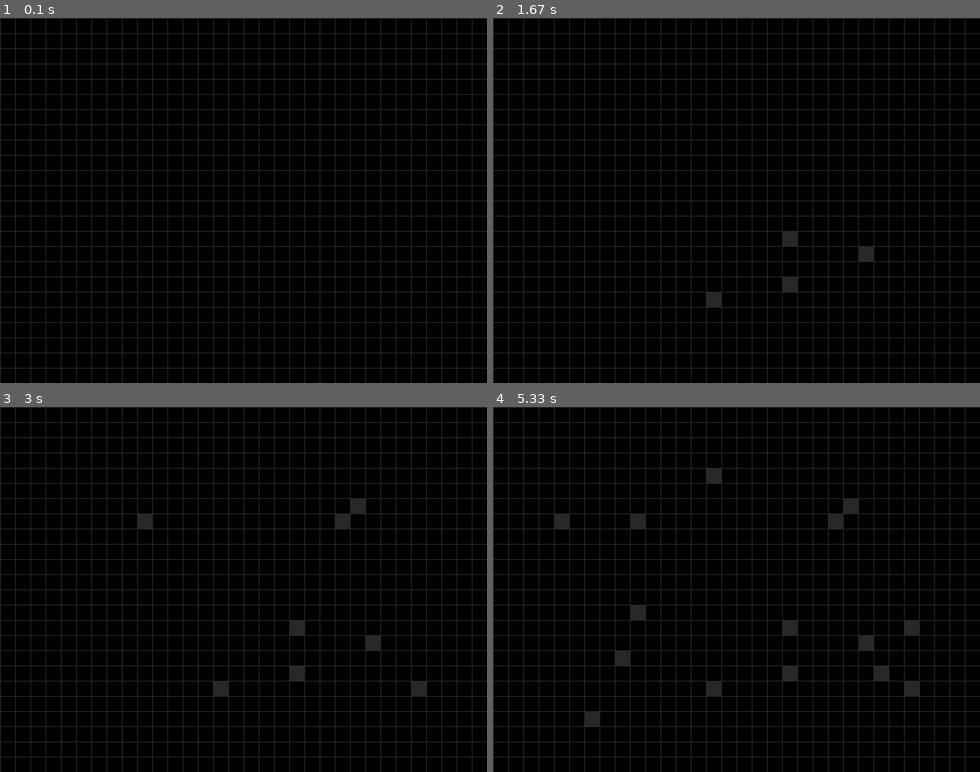
Above: before the commit, frames 1-4 (two rows, left to right).
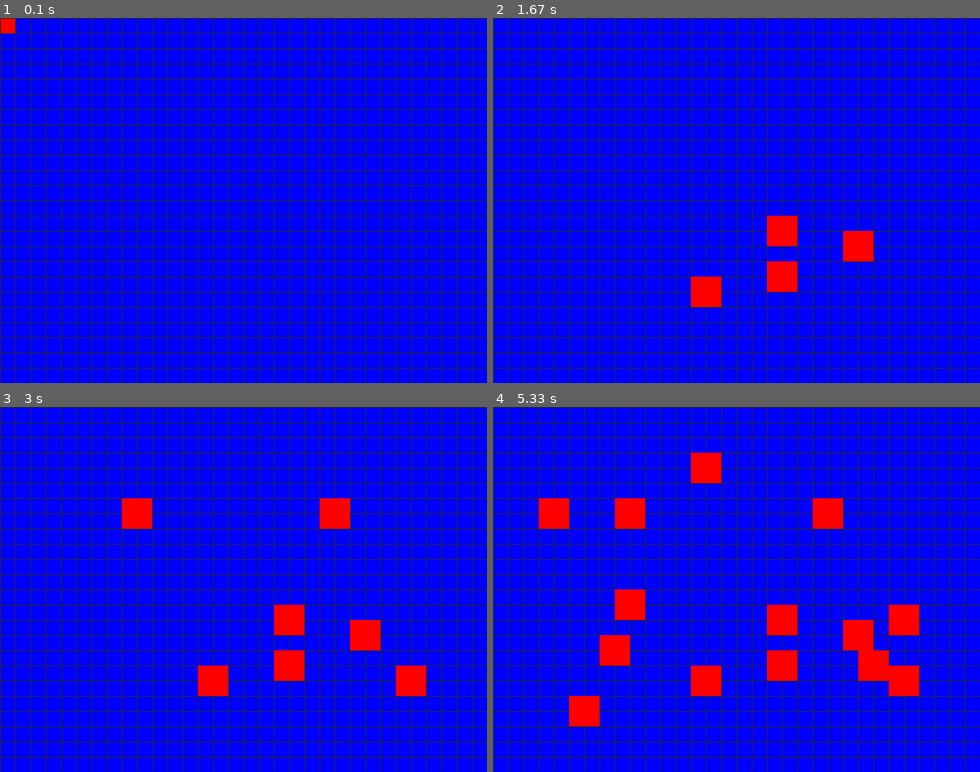
Above: after the commit, the same moments.

Repository: kennychong89/GamesWithPyGames
Game: pygame game, started from battleship.py
The game is run twice, just before and just after one commit, with the same random seed, the same clock (stepped at 60 frames per second) and the same inputs.
Inputs (mouse positions are in pixels of both pictures, inside the frame that each line leads up to):
- Up to frame 1 (0.1 s): no input
- Up to frame 2 (1.67 s): press the mouse at (619, 204) at 0.37 s; move the mouse to (702, 240) at 0.47 s; release the mouse at (785, 280) at 0.6 s; press the mouse at (619, 204) at 0.7 s; move the mouse to (707, 218) at 0.8 s; release the mouse at (794, 233) at 0.93 s; press the mouse at (619, 204) at 1.03 s; move the mouse to (668, 247) at 1.13 s; release the mouse at (712, 295) at 1.27 s; press the mouse at (619, 204) at 1.37 s; move the mouse to (741, 229) at 1.47 s; release the mouse at (863, 258) at 1.6 s
- Up to frame 3 (3 s): press the mouse at (126, 593) at 1.7 s; move the mouse to (267, 640) at 1.8 s; release the mouse at (413, 684) at 1.93 s; press the mouse at (126, 593) at 2.03 s; move the mouse to (233, 560) at 2.13 s; release the mouse at (345, 523) at 2.27 s; press the mouse at (126, 593) at 2.37 s; move the mouse to (238, 545) at 2.47 s; release the mouse at (350, 498) at 2.6 s; press the mouse at (126, 593) at 2.7 s; move the mouse to (131, 560) at 2.8 s; release the mouse at (136, 523) at 2.93 s
- Up to frame 4 (5.33 s): press the mouse at (619, 593) at 3.03 s; move the mouse to (605, 658) at 3.13 s; release the mouse at (590, 724) at 3.27 s; press the mouse at (619, 593) at 3.37 s; move the mouse to (629, 604) at 3.47 s; release the mouse at (639, 618) at 3.6 s; press the mouse at (619, 593) at 3.7 s; move the mouse to (751, 633) at 3.8 s; release the mouse at (887, 677) at 3.93 s; press the mouse at (619, 593) at 4.03 s; move the mouse to (663, 534) at 4.13 s; release the mouse at (707, 480) at 4.27 s; press the mouse at (619, 593) at 4.37 s; move the mouse to (619, 622) at 4.47 s; release the mouse at (614, 651) at 4.6 s; press the mouse at (619, 593) at 4.7 s; move the mouse to (590, 556) at 4.8 s; release the mouse at (556, 523) at 4.93 s; press the mouse at (619, 593) at 5.03 s; move the mouse to (765, 611) at 5.13 s; release the mouse at (911, 633) at 5.27 s

The runs differ from the first frame. In frame 1, 90% of the frame differs, in the area x 0-100%, y 0-100%; in frame 2, 90%; in frame 3, 91%; in frame 4, 91%.

Commit message:
Added highlighting so that you now know where your ship will be placed on the board. Added a ship piece called 'BOAT', which covers 2 by 2 cell location and can be placed on board.

Diff:
--- a/battleship.py
+++ b/battleship.py
@@ -1,4 +1,4 @@
-# A test board that I will experiment with for my battleship game.
+# Another test board using rectangle objects instead of lines
 import random, pygame, sys
 from pygame.locals import *
 
@@ -9,25 +9,32 @@
 EMPTY = None
 
 assert WINDOWWIDTH % CELLSIZE == 0, "Window width must be a multiple of cell size."
-assert WINDOWHEIGHT % CELLSIZE == 0, "Window height must be a multiple of cell size"
+assert WINDOWHEIGHT % CELLSIZE == 0, "Window height must be a multiple of cell size."
 
 CELLWIDTH = int(WINDOWWIDTH / CELLSIZE)
 CELLHEIGHT = int(WINDOWHEIGHT / CELLSIZE)
 
-WHITE =     (255, 255, 255)
-BLACK =     (  0,   0,   0)
-RED   =     (255,   0,   0)
-GREEN =     (  0, 255,   0)
-DARKGREEN = (  0, 155,   0)
-DARKGRAY  = ( 40,  40,  40)
-BGCOLOR   = BLACK
+WHITE = 	(255,255,255)
+BLACK = 	(  0,  0,  0)
+RED   = 	(255,  0,  0)
+GREEN = 	(  0,255,  0)
+DARKGREEN = 	(  0,155,  0)
+DARKGRAY  =     ( 40, 40, 40)
+BLUE      =     (  0,  0,255)
+BGCOLOR = BLACK
+HIGHTLIGHTCOLOR = BLUE
+
+# Types of ships
+BOAT = {'ROW': 2, 'COLUMN':2, 'COLOR':RED, 'NAME':'Boat'}
+
+PIECES = (BOAT)
 
 def main():
 	global DISPLAYSURF, BASICFONT
 
 	pygame.init()
 	DISPLAYSURF = pygame.display.set_mode((WINDOWWIDTH, WINDOWHEIGHT))
-	BASICFONT = pygame.font.Font('freesansbold.ttf', 18)
+	BASICFONT   = pygame.font.Font('freesansbold.ttf', 18)
 	pygame.display.set_caption('Battleship')
 
 	while True:
@@ -39,78 +46,118 @@
 
 	board = initBoard()
 
+	#drawBoard()
+	#drawGrid()
+
 	while True:
+		DISPLAYSURF.fill(BLUE)
 		mouseClicked = False
 
 		for event in pygame.event.get():
 			if event.type == QUIT:
 				terminate()
-			elif event.type == MOUSEMOTION:
+			if event.type == MOUSEMOTION:
 				mousex, mousey = event.pos
-			elif event.type == MOUSEBUTTONUP:
+			if event.type == MOUSEBUTTONUP:
 				mousex, mousey = event.pos
 				mouseClicked = True
 
 		gridx, gridy = convertPixelToGridCoord(mousex, mousey)
 
-		# insert your logic here
-		# check if that cell is not already occupied
-		location  = retrieveCellInfo(board, gridx, gridy)
-
-		if location == EMPTY and mouseClicked:
-			# add a square piece
-			addPieceToBoard(board, gridx, gridy)
-
-			# draw the piece
-			drawPiece(board[gridx][gridy], gridx, gridy)
+		location = retrieveCellInfo(board, gridx, gridy)
+
+		if location == EMPTY:
+			if mouseClicked:
+				# add a boat piece
+				addPieceToBoard(board, PIECES, gridx, gridy)
+
+			highlightCell(PIECES, gridx, gridy)
 
 		drawGrid()
+		updateBoardInfo(board)
 		pygame.display.update()
 
-def drawPiece(piece, gridx, gridy):
-	# convert it to pixel coord
-	pixelx, pixely = convertGridToPixelCoord(gridx, gridy)
-
-	cell = pygame.Rect(pixelx, pixely, CELLSIZE, CELLSIZE)
-
-	pygame.draw.rect(DISPLAYSURF, piece, cell)
-
-def drawGrid():
-	for x in range(0, WINDOWWIDTH, CELLSIZE):	# draw vertical line
-		pygame.draw.line(DISPLAYSURF, DARKGRAY, (x, 0), (x, WINDOWHEIGHT))
-
-	for y in range(0, WINDOWHEIGHT, CELLSIZE):
-		pygame.draw.line(DISPLAYSURF, DARKGRAY, (0, y), (WINDOWWIDTH, y))
-
-def checkForKeyPress():
-	if len(pygame.event.get(QUIT)) > 0:
-		terminate()
-
-def convertPixelToGridCoord(pixelx, pixely):
-	# Convert pixel coordinates to grid coordinates
-	left = int(pixelx / CELLSIZE)
-
-	top = int(pixely / CELLSIZE)
-
-	return (left, top)
-
-def convertGridToPixelCoord(gridx, gridy):
-	# Convert grid coordinates to pixel coordinates
-	left = gridx * CELLSIZE
-
-	top = gridy * CELLSIZE
-
-	return (left, top)
+		unhighlightCell(PIECES, gridx, gridy)
+
+def updateBoardInfo(board):
+	for x in range(0, CELLWIDTH):
+		for y in range(0, CELLHEIGHT):
+			if board[x][y] != EMPTY:
+				# retrieve ship at x,y
+				ship = board[x][y]
+
+				# retrieve ship color at x,y
+				color = ship['COLOR']
+
+				(pixelx, pixely) = convertGridToPixelCoord(x, y)
+
+				# draw the ship into the surface
+				cell = pygame.Rect(pixelx, pixely, CELLSIZE, CELLSIZE)
+
+				pygame.draw.rect(DISPLAYSURF, color, cell)
+
+def checkBoardLocation(board, shipPiece, gridx, gridy):
+	# check if board location is occupied by another ship
+	pieceRow = shipPiece['ROW']
+
+	pieceColumn = shipPiece['COLUMN']
+
+	# out of bounds checkings
+	if (gridx + 1) - pieceRow < 0 or (gridy + 1) - pieceColumn < 0:
+		return False
+
+	# cell occupied Checkings
+	for x in range(gridx, gridx - pieceRow, -1):
+		for y in range(gridy, gridy - pieceColumn, -1):
+			if board[x][y] != None:
+				return False
+	return True
+
+def addPieceToBoard(board, shipPiece, gridx, gridy):
+	# add it to board at (x,y)
+
+	# retrieve # of rows
+	pieceRow = shipPiece['ROW']
+
+	# retrieve # of columns
+	pieceColumn = shipPiece['COLUMN']
+
+	# valid placement
+	err = checkBoardLocation(board, shipPiece, gridx, gridy)
+
+	if (err):
+		for x in range(gridx, gridx - pieceRow, -1):
+			for y in range(gridy, gridy - pieceColumn, -1):
+				board[x][y] = shipPiece
+
+def highlightCell(shipPiece, gridx, gridy):
+	pieceRow = shipPiece['ROW']
+
+	pieceColumn = shipPiece['COLUMN']
+
+	for x in range(gridx, gridx - pieceRow, -1):
+		for y in range(gridy, gridy - pieceColumn, -1):
+			pixelx, pixely = convertGridToPixelCoord(x, y)
+
+			cell = pygame.Rect(pixelx, pixely, CELLSIZE, CELLSIZE)
+
+			pygame.draw.rect(DISPLAYSURF, RED, cell)
+
+def unhighlightCell(shipPiece, gridx, gridy):
+	pieceRow = shipPiece['ROW']
+
+	pieceColumn = shipPiece['COLUMN']
+
+	for x in range(gridx, gridx - pieceRow, -1):
+		for y in range(gridy, gridy - pieceColumn, -1):
+			pixelx, pixely = convertGridToPixelCoord(x, y)
+
+			cell = pygame.Rect(pixelx, pixely, CELLSIZE, CELLSIZE)
+
+			pygame.draw.rect(DISPLAYSURF, BLUE, cell)
 
 def retrieveCellInfo(board, x, y):
 	return board[x][y]
-
-def addPieceToBoard(board, x, y):
-	# create a piece tuple with a color
-	piece = (DARKGRAY)
-
-	# add it to board at (x,y)
-	board[x][y] = piece
 
 def initBoard():
 	board = []
@@ -124,9 +171,43 @@
 
 	return board
 
+def convertPixelToGridCoord(pixelx, pixely):
+	# Convert pixel coordinates to grid coordinates
+	left =  int(pixelx / CELLSIZE)
+
+	top = int(pixely / CELLSIZE)
+
+	return (left, top)
+
+def convertGridToPixelCoord(gridx, gridy):
+	# Convert grid coordinates to pixel coordinates
+	left = gridx * CELLSIZE
+
+	top = gridy * CELLSIZE
+
+	return (left, top)
+
+def drawBoard():
+	for x in range(0, WINDOWWIDTH):
+		for y in range(0, WINDOWHEIGHT):
+			pixelx, pixely = convertGridToPixelCoord(x, y)
+
+			# Create a cell
+			cell = pygame.Rect(pixelx, pixely, CELLSIZE, CELLSIZE)
+
+			# Create  a border
+			pygame.draw.rect(DISPLAYSURF, BLUE, cell)
+
+def drawGrid():
+	for x in range(0, WINDOWWIDTH, CELLSIZE):
+		pygame.draw.line(DISPLAYSURF, DARKGRAY, (x, 0), (x, WINDOWHEIGHT))
+
+	for y in range(0, WINDOWHEIGHT, CELLSIZE):
+		pygame.draw.line(DISPLAYSURF, DARKGRAY, (0, y), (WINDOWWIDTH, y))
+
 def terminate():
 	pygame.quit()
 	sys.exit()
 
-if __name__== '__main__':
+if __name__ == '__main__':
 	main()
